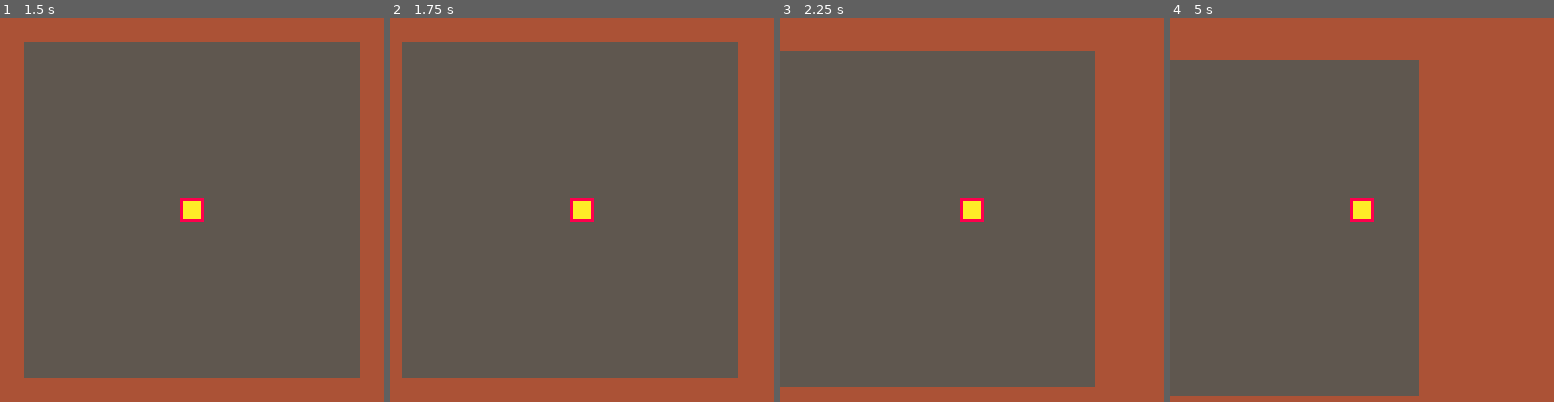
Above: before the commit, frames 1-4 (left to right).
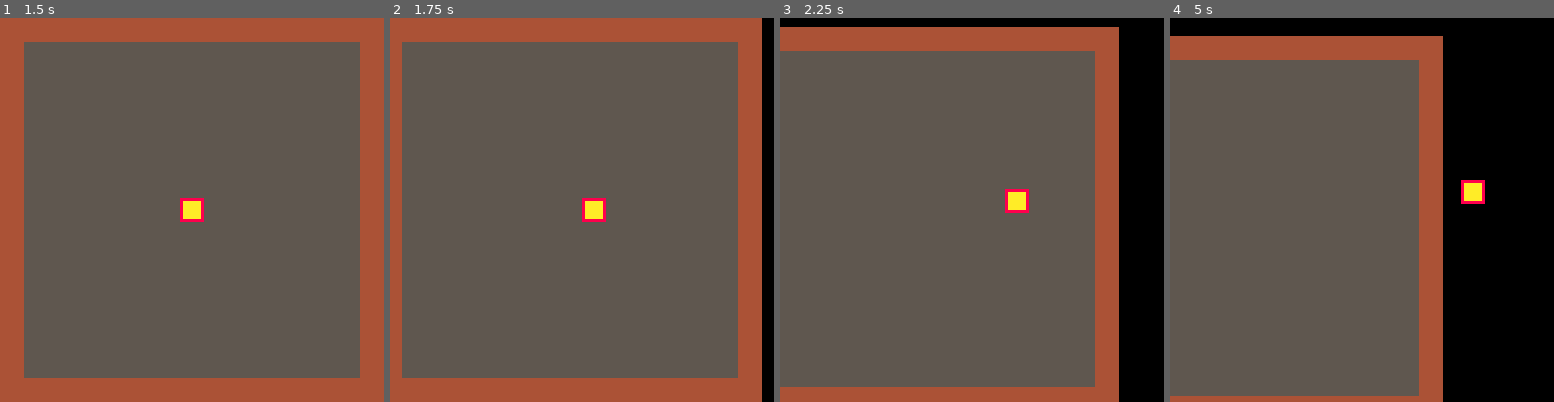
Above: after the commit, the same moments.

Repository: escargames/Cat-Lady-Simulator
Game: PICO-8 cartridge catlady.p8
The game is run twice, just before and just after one commit, with the same random seed, the same clock (stepped at 60 frames per second) and the same inputs.
Inputs:
- Up to frame 1 (1.5 s): no input
- Up to frame 2 (1.75 s): hold Right from 1.6 s (still down)
- Up to frame 3 (2.25 s): release Right at 2.1 s; hold Up from 2.15 s (still down)
- Up to frame 4 (5 s): release Up at 2.42 s; hold Right 2.47-3.03 s; hold Left 3.08-3.58 s; hold Down 3.63-3.97 s; hold Right 4.02-4.68 s; hold Up from 4.73 s (still down)

Frame 1 is identical in both runs. In frame 2, 3.6% of the frame differs, in the area x 46-100%, y 0-100%; in frame 3, 15%; in frame 4, 33%, in the area x 0-100%, y 0-100%.

Commit message:
(LD42) speed + draw_world + diagonal

Diff:
--- a/catlady.p8
+++ b/catlady.p8
@@ -16,7 +16,7 @@
 
 function _init()
     state = "play"
-    player = {x = 64, y = 64}
+    player = {x = 64, y = 64, spd = 1}
 end
 
 function _update()
@@ -46,28 +46,35 @@
 --
 
 function update_player()
-     if btn(0) then
-        player.x -= 1
+    if btn(0) then
+        player.x -= player.spd
     elseif btn(1) then
-        player.x += 1
-    elseif btn(2) then
-        player.y -= 1
+        player.x += player.spd
+    end
+
+    if btn(2) then
+        player.y -= player.spd
     elseif btn(3) then
-        player.y += 1
+        player.y += player.spd
     end
 end
 
 --
 -- drawing
 --
+function draw_world()
+    camera(player.x - 64, player.y - 64)
+    cls()
+    map(0,0,0,0,16,16)
+    camera()
+end
 
 function draw_play()
     spr(3, player.x - 4, player.y - 4)
 end
 
 config.play.draw = function ()
-    camera(player.x - 64, player.y - 64)
-    map(0,0,0,0,16,16)
+    draw_world()
     draw_play()
 end
 
